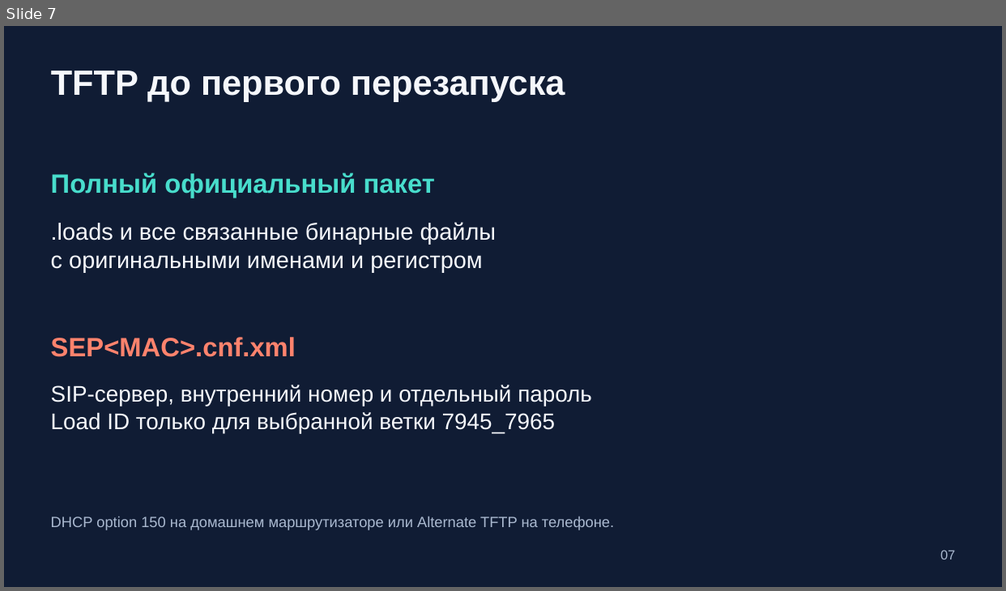
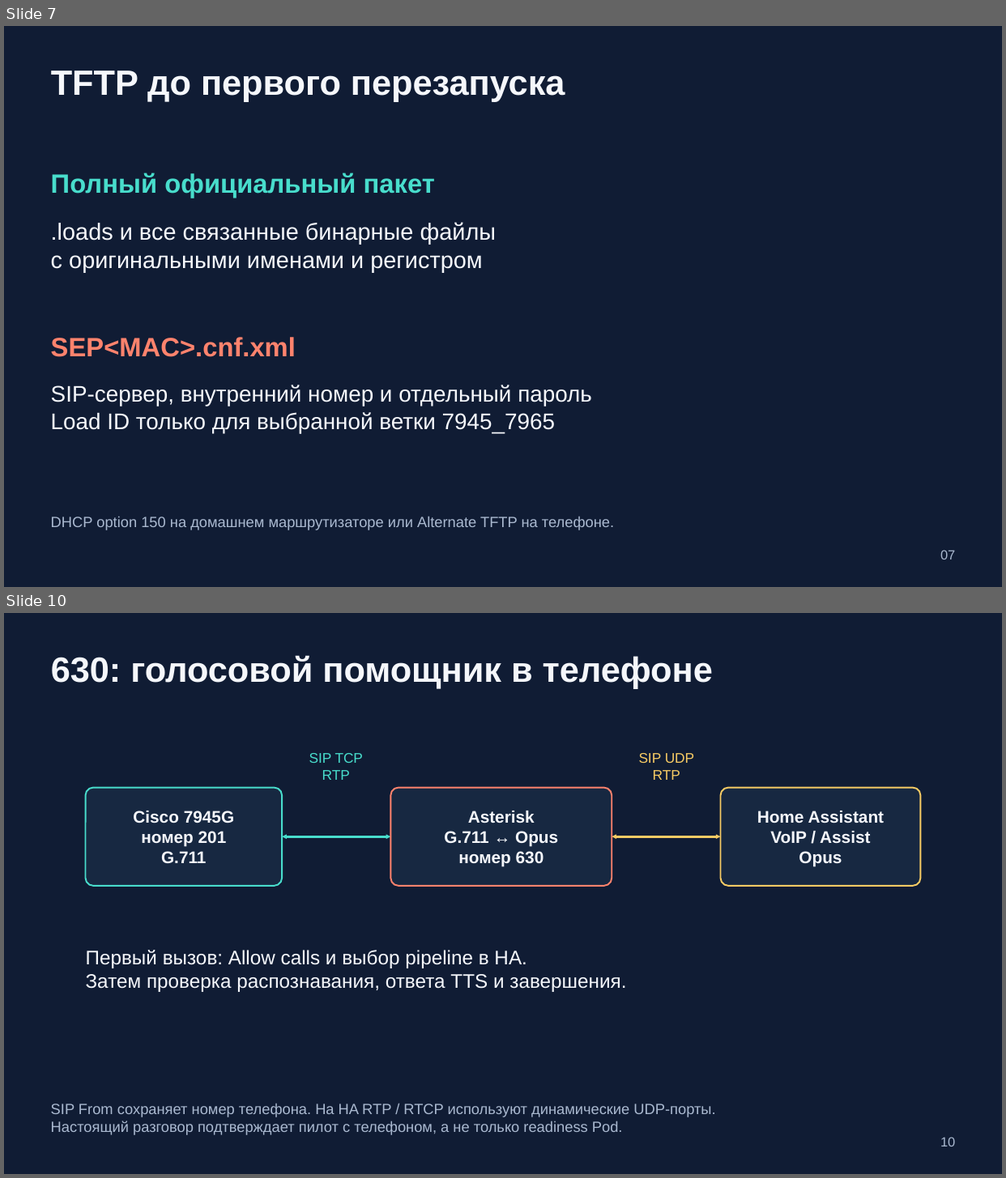
Before and after one commit to 4alvit/cisco-home-telephony, a slide deck: docs/slides/cisco-home-telephony.pptx. Shown one above the other, each under a label of ours: slide 7 before the commit, slides 7 and 10 after it; the slides between them are not shown. The pictures are 1006x591 and 1006x1178 pixels, drawn with LibreOffice and Linux fonts; fonts in the diff are those of the drawing. Boxes give left, top, right and bottom in pixels: in the first picture for what was removed or moved away, otherwise in the second. Text is boxed around its words. In the diff, an @@ line names an element or a change of style, - is before the commit and + after.

Commit message:
Add PBX bootstrap mode and complete Home Assistant deployment visuals

```diff
--- a/docs/slides/cisco-home-telephony.pptx
+++ b/docs/slides/cisco-home-telephony.pptx
@@ slide 10 added at (4,613,1002,1174), background #101C34 @@
@@ text added at (51,655,713,688), 33.8 pt, text #F5F7FB, bold @@
+630: голосовой помощник в телефоне
@@ text added at (309,753,364,780), 13.5 pt, text #48DDCC @@
+SIP TCP
+RTP
@@ text added at (639,753,694,780), 13.5 pt, text #F7CB64 @@
+SIP UDP
+RTP
@@ rounded rectangle added at (86,787,282,885), fill #172841, outline #48DDCC 1.5 pt, 16.2 pt, text #F5F7FB, bold @@
+Cisco 7945G
+номер 201
+G.711
@@ rounded rectangle added at (391,787,612,885), fill #172841, outline #FF836D 1.5 pt, 16.2 pt, text #F5F7FB, bold @@
+Asterisk
+G.711 ↔ Opus
+номер 630
@@ rounded rectangle added at (720,787,920,885), fill #172841, outline #F7CB64 1.5 pt, 16.2 pt, text #F5F7FB, bold @@
+Home Assistant
+VoIP / Assist
+Opus
@@ double arrow added from (282, 837) to (391, 837), #48DDCC 2.25 pt @@
@@ double arrow added from (612, 837) to (720, 837), #F7CB64 2.25 pt @@
@@ text added at (86,950,626,992), 18.9 pt, text #F5F7FB @@
+Первый вызов: Allow calls и выбор pipeline в HA.
+Затем проверка распознавания, ответа TTS и завершения.
@@ text added at (51,1104,715,1135), 14.2 pt, text #AAB9D0 @@
+SIP From сохраняет номер телефона. На HA RTP / RTCP используют динамические UDP-порты.
+Настоящий разговор подтверждает пилот с телефоном, а не только readiness Pod.
@@ text added at (940,1137,955,1147), 12.8 pt, text #AAB9D0 @@
+10
```
Also in this commit, not shown: 4 slides changed, 6 other slides added, 5 slides removed, 14 other files.
